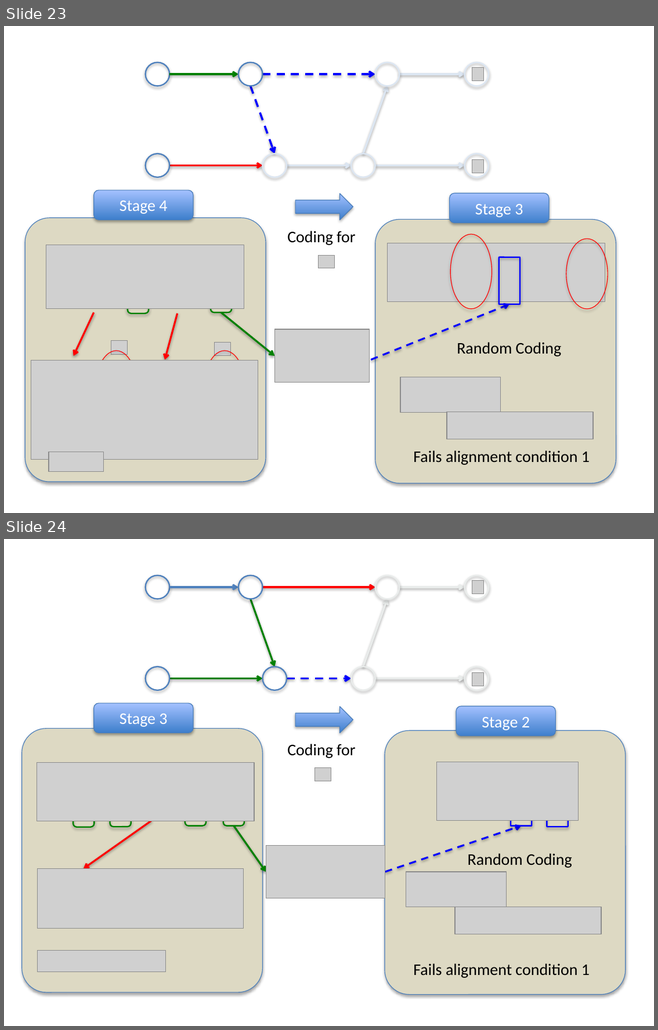
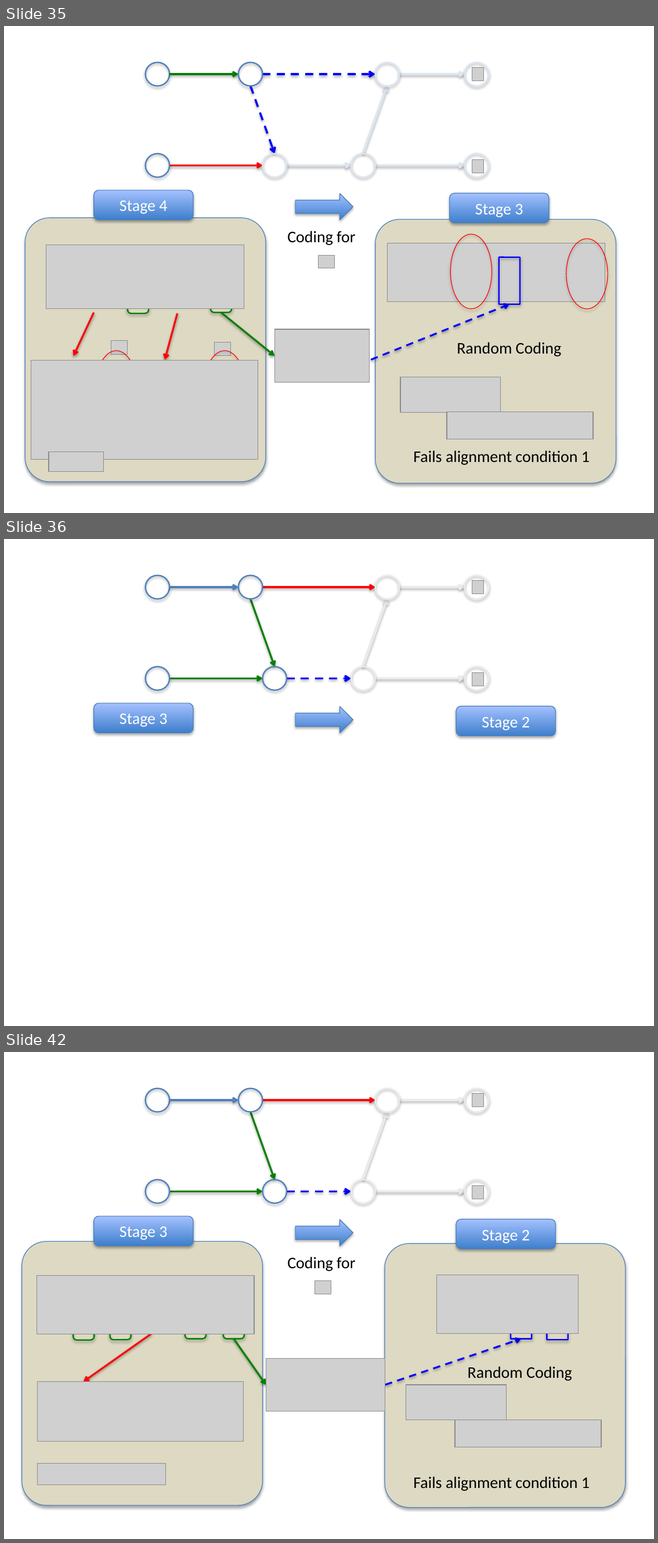
Before and after one commit to weifei/tuz, a slide deck: ExampleSlides.pptx. Shown one above the other, each under a label of ours: slides 23 and 24 before the commit, slides 35, 36 and 42 after it; the slides between them are not shown. The pictures are 658x1030 and 658x1543 pixels, drawn with LibreOffice and Linux fonts; fonts in the diff are those of the drawing; grey boxes stand for pictures; background and template pictures are left out. Boxes give left, top, right and bottom in pixels: in the first picture for what was removed or moved away, otherwise in the second. Text is boxed around its words. In the diff, an @@ line names an element or a change of style, - is before the commit and + after.

```diff
--- a/ExampleSlides.pptx
+++ b/ExampleSlides.pptx
@@ slide 36 added at (4,539,654,1026), background #FFFFFF @@
@@ ellipse added at (146,576,170,599), outline #4F81BD 1.5 pt @@
@@ arrow added from (170, 587) to (238, 587), #4F81BD 2 pt @@
@@ ellipse added at (238,576,263,599), outline #4F81BD 1.5 pt @@
@@ arrow added from (263, 587) to (375, 587), #FF0000 2 pt @@
@@ ellipse added at (375,576,399,599), outline #E9ECEB 1.5 pt @@
@@ arrow added from (399, 587) to (465, 587), #E9ECEB 2 pt @@
@@ ellipse added at (465,576,489,599), outline #E9ECEB 1.5 pt @@
@@ picture added at (471,581,484,594) @@
@@ arrow added from (250, 599) to (274, 667), #008000 2 pt @@
@@ arrow added from (363, 667) to (387, 599), #E9ECEB 2 pt @@
@@ ellipse added at (146,667,170,690), outline #4F81BD 1.5 pt @@
@@ ellipse added at (263,667,286,690), outline #4F81BD 1.5 pt @@
@@ ellipse added at (351,667,375,690), outline #E9ECEB 1.5 pt @@
@@ ellipse added at (465,667,489,690), outline #E9ECEB 1.5 pt @@
@@ picture added at (471,673,484,686) @@
@@ arrow added from (170, 679) to (263, 679), #008000 2 pt @@
@@ arrow added from (286, 679) to (351, 679), #0000FF 2.25 pt dashed @@
@@ arrow added from (375, 679) to (465, 679), #E9ECEB 2 pt @@
@@ rounded rectangle added at (94,703,193,733), fill gradient #3F80CE to #A4C4FF, outline #4B7EBC 0.75 pt, 18 pt, text #FFFFFF @@
+Stage 3
@@ right arrow added at (295,707,353,733), fill gradient #3F80CE to #A4C4FF, outline #4B7EBC 0.75 pt @@
@@ rounded rectangle added at (456,706,556,736), fill gradient #3F80CE to #A4C4FF, outline #4B7EBC 0.75 pt, 18 pt, text #FFFFFF @@
+Stage 2
@@ what was slide 23 is now slide 35 @@
@@ what was slide 24 is now slide 42 @@
```
Also in this commit, not shown: 1 slide changed, 34 other slides added.
